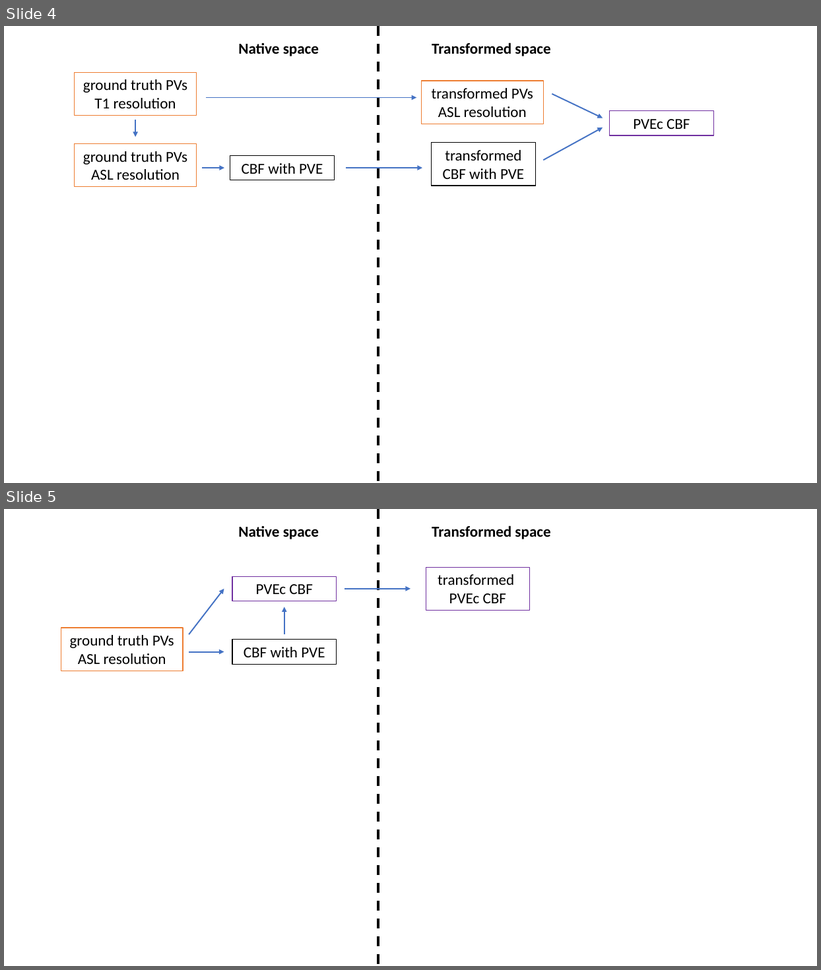
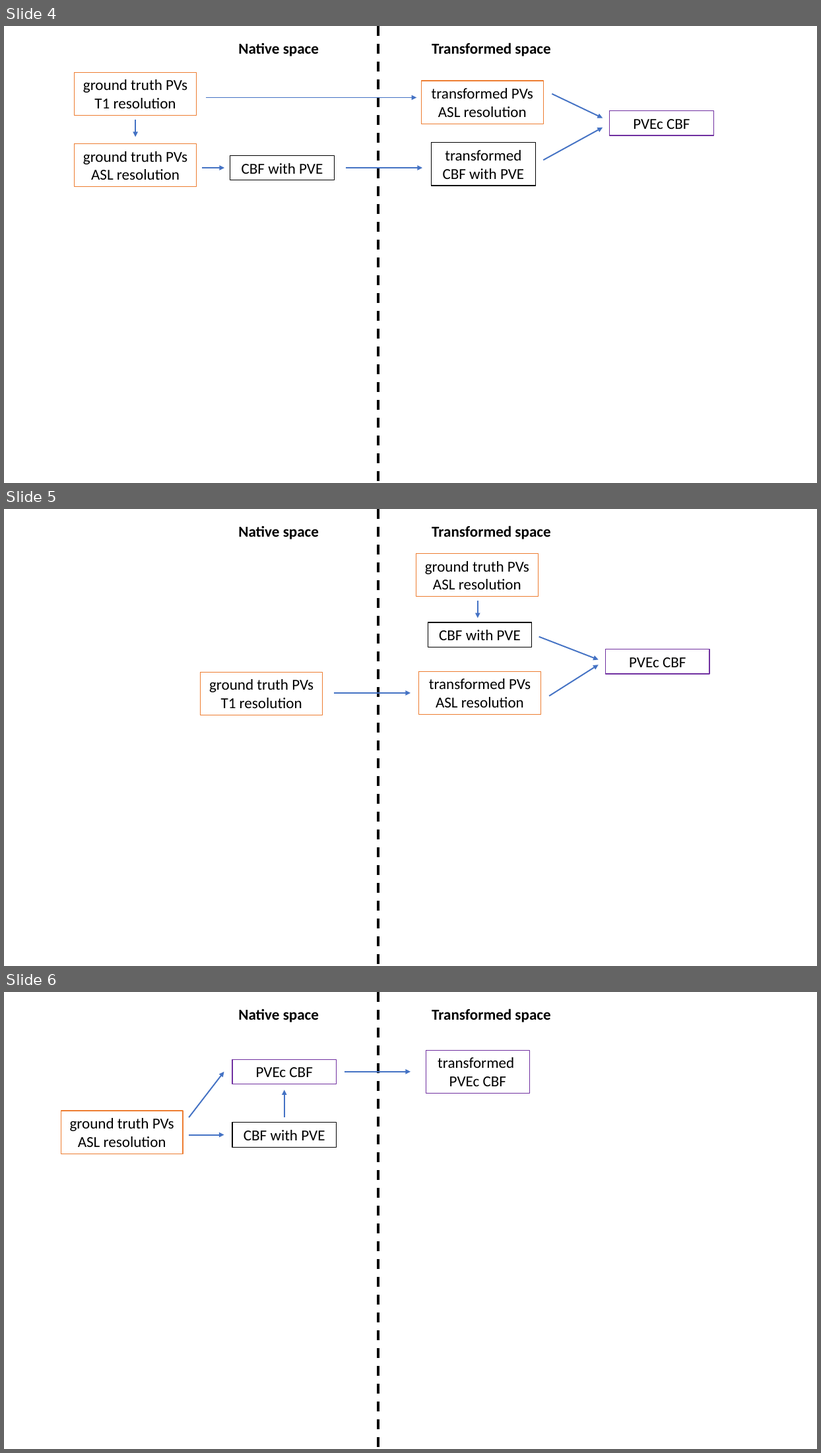
Before and after one commit to tomfrankkirk/pvec_problems, a slide deck: figs/diagrams.pptx. Shown one above the other, each under a label of ours: slides 4 and 5 before the commit, slides 4, 5 and 6 after it. The pictures are 821x970 and 821x1453 pixels, drawn with LibreOffice and Linux fonts; fonts in the diff are those of the drawing. Boxes give left, top, right and bottom in pixels: in the first picture for what was removed or moved away, otherwise in the second. Text is boxed around its words. In the diff, an @@ line names an element or a change of style, - is before the commit and + after.

```diff
--- a/figs/diagrams.pptx
+++ b/figs/diagrams.pptx
@@ slide 5 added at (x1=4, y1=509, x2=817, y2=966), background #FFFFFF @@
@@ text added at (x1=238, y1=525, x2=319, y2=539), 18 pt, text #000000, bold @@
+Native space
@@ line added from (378, 509) to (378, 966), #000000 3 pt dashed @@
@@ text added at (x1=432, y1=525, x2=550, y2=539), 18 pt, text #000000, bold @@
+Transformed space
@@ rectangle added at (x1=416, y1=553, x2=539, y2=597), outline #ED7D31 1 pt, 18 pt, text #000000 @@
+ground truth PVs
+ASL resolution
@@ arrow added from (478, 601) to (478, 618), #4472C4 1.5 pt @@
@@ rectangle added at (x1=428, y1=623, x2=531, y2=647), outline #000000 1 pt, 18 pt, text #000000 @@
+CBF with PVE
@@ arrow added from (539, 637) to (599, 659), #4472C4 1.5 pt @@
@@ arrow added from (549, 696) to (599, 665), #4472C4 1.5 pt @@
@@ rectangle added at (x1=606, y1=650, x2=710, y2=674), outline #7030A0 1 pt, 18 pt, text #000000 @@
+PVEc CBF
@@ rectangle added at (x1=201, y1=672, x2=322, y2=715), outline #ED7D31 1 pt, 18 pt, text #000000 @@
+ground truth PVs
+T1 resolution
@@ rectangle added at (x1=418, y1=672, x2=541, y2=715), outline #ED7D31 1 pt, 18 pt, text #000000 @@
+transformed PVs
+ASL resolution
@@ arrow added from (334, 693) to (411, 693), #4472C4 1.5 pt @@
@@ what was slide 5 is now slide 6 @@
```
Also in this commit, not shown: 4 other files.
